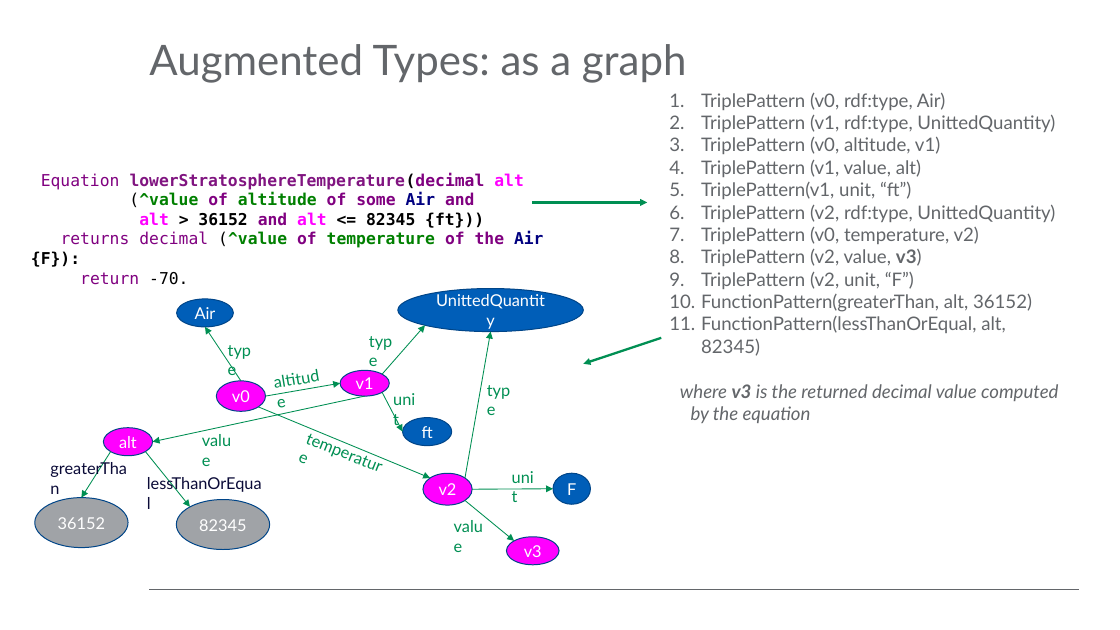
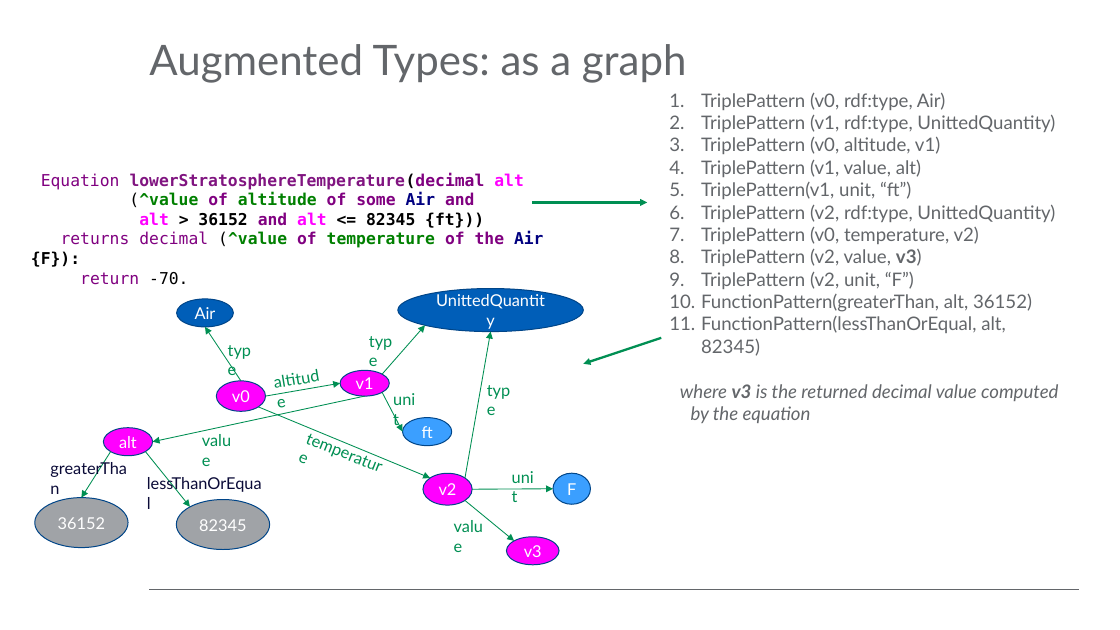
Before and after one commit to GEGlobalResearch/DARPA-ASKE-TA1, a slide deck: slide 11 of StatusReports/Phase2/ANSWER-ASKE-TA1-08052019.pptx. Drawn at 1120x630 pixels with LibreOffice and Linux fonts; fonts in the diff are those of the drawing; background and template pictures are left out. Boxes give left, top, right and bottom in pixels: in the first picture for what was removed or moved away, otherwise in the second. Text is boxed around its words. In the diff, an @@ line names an element or a change of style, - is before the commit and + after.

Commit message:
snapshot of ontologies, updated PPT.

```diff
--- a/StatusReports/Phase2/ANSWER-ASKE-TA1-08052019.pptx
+++ b/StatusReports/Phase2/ANSWER-ASKE-TA1-08052019.pptx
@@ ellipse "ft" at bbox=[402, 418, 452, 445]: fill #005EB8 to #3B9FFF @@
@@ ellipse "F" at bbox=[553, 473, 591, 504]: fill #005EB8 to #3B9FFF @@
```
Also in this commit, not shown: 13 other files.
